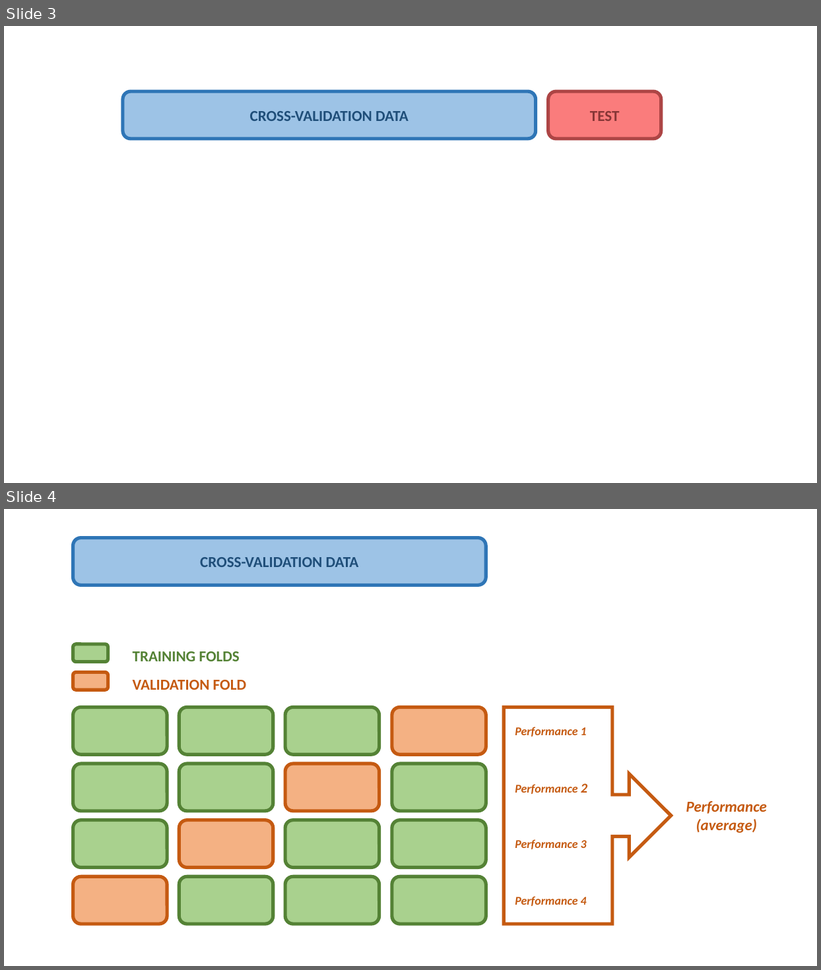
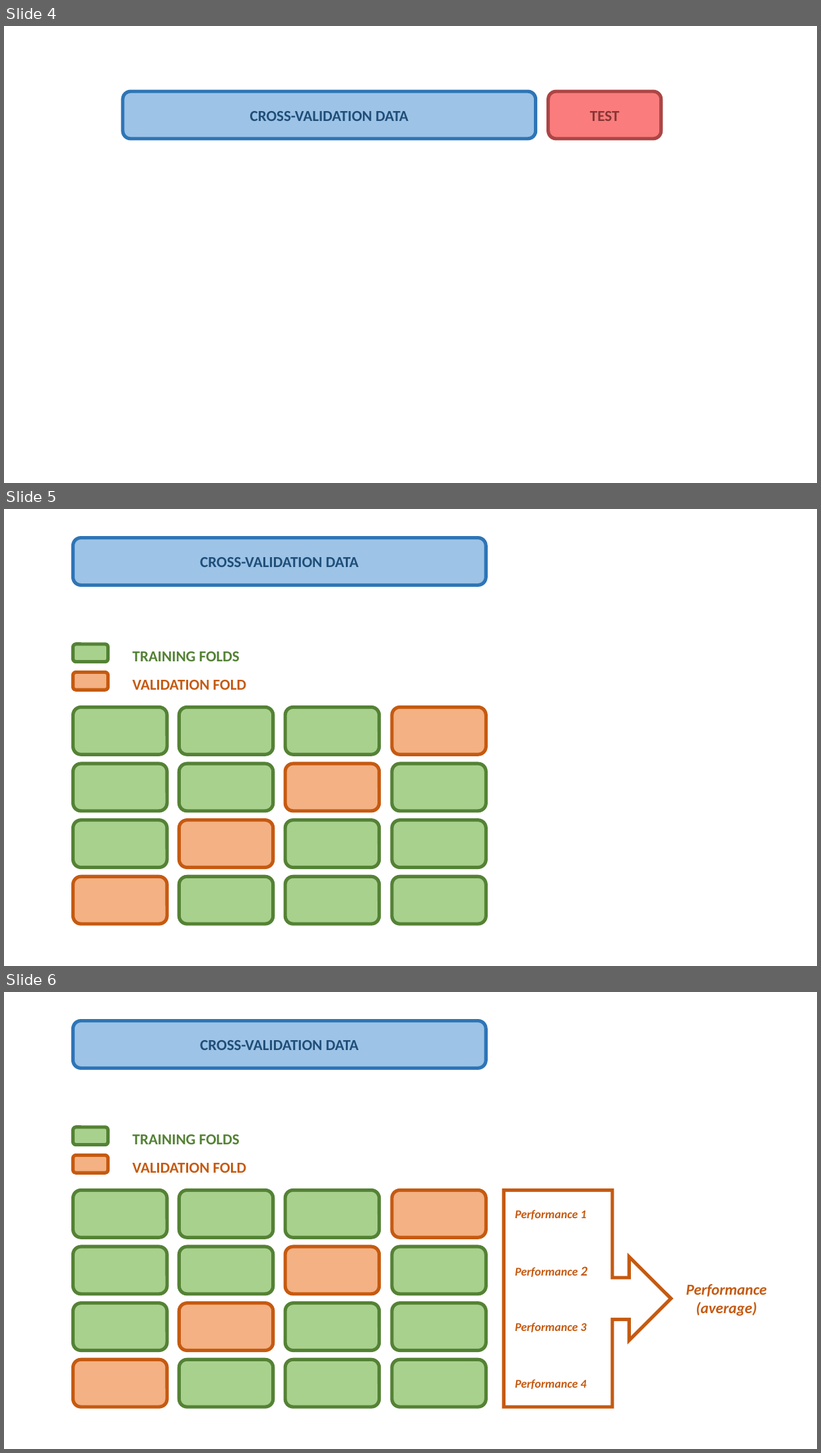
Before and after one commit to astrostatistics-in-crete/2022_summer_school, a slide deck: ML_Practises/images/ML Practices.pptx. Shown one above the other, each under a label of ours: slides 3 and 4 before the commit, slides 4, 5 and 6 after it. The pictures are 821x970 and 821x1453 pixels, drawn with LibreOffice and Linux fonts; fonts in the diff are those of the drawing. Boxes give left, top, right and bottom in pixels: in the first picture for what was removed or moved away, otherwise in the second. Text is boxed around its words. In the diff, an @@ line names an element or a change of style, - is before the commit and + after.

```diff
--- a/ML_Practises/images/ML Practices.pptx
+++ b/ML_Practises/images/ML Practices.pptx
@@ slide 5 added at (4, 509, 817, 966), background #FFFFFF @@
@@ rounded rectangle added at (73, 537, 486, 586), fill #9DC3E6, outline #2E75B6 4 pt, 18 pt, text #1F4E79, bold @@
+CROSS-VALIDATION DATA
@@ group added at (73, 644, 486, 924): 18 rounded rectangles, 2 texts @@
+TRAINING FOLDS
+VALIDATION FOLD
@@ what was slide 3 is now slide 4 @@
@@ what was slide 4 is now slide 6 @@
```
Also in this commit, not shown: 1 other slide added, 3 other files.
